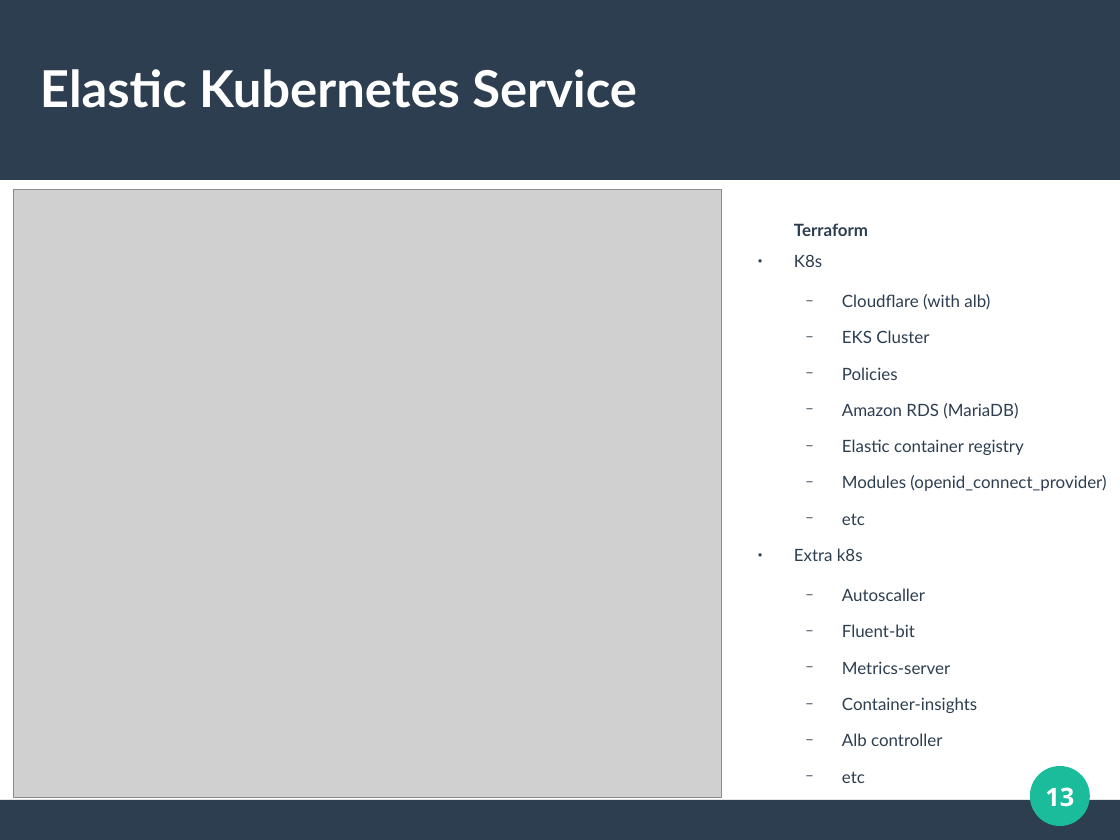
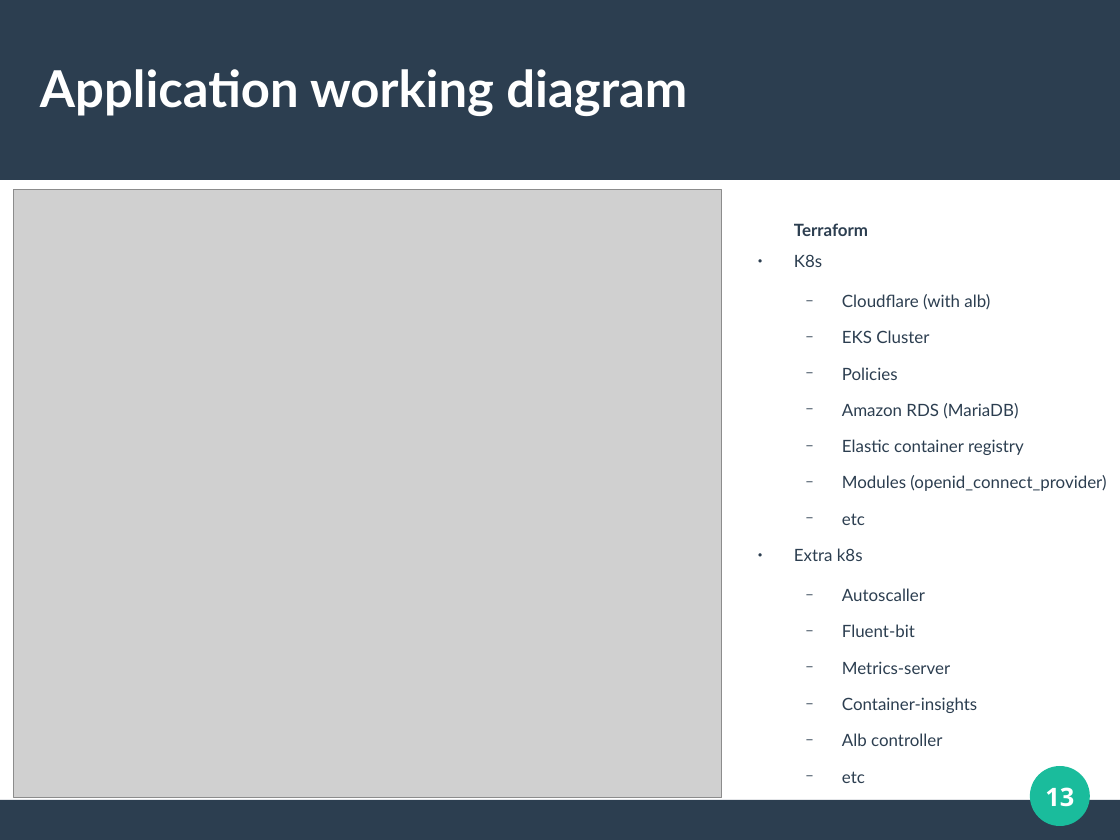
Before and after one commit to tty8747/goCovid19-app, a slide deck: slide 13 of diploma.odp. Drawn at 1120x840 pixels with LibreOffice and Linux fonts; fonts in the diff are those of the drawing; grey boxes stand for pictures. Boxes give left, top, right and bottom in pixels: in the first picture for what was removed or moved away, otherwise in the second. Text is boxed around its words. In the diff, an @@ line names an element or a change of style, - is before the commit and + after.

```diff
--- a/diploma.odp
+++ b/diploma.odp
@@ title at (40,69,687,116): text changed @@
-Elastic Kubernetes Service
+Application working diagram
```
Also in this commit, not shown: 9 other slides changed, 2 other files.
